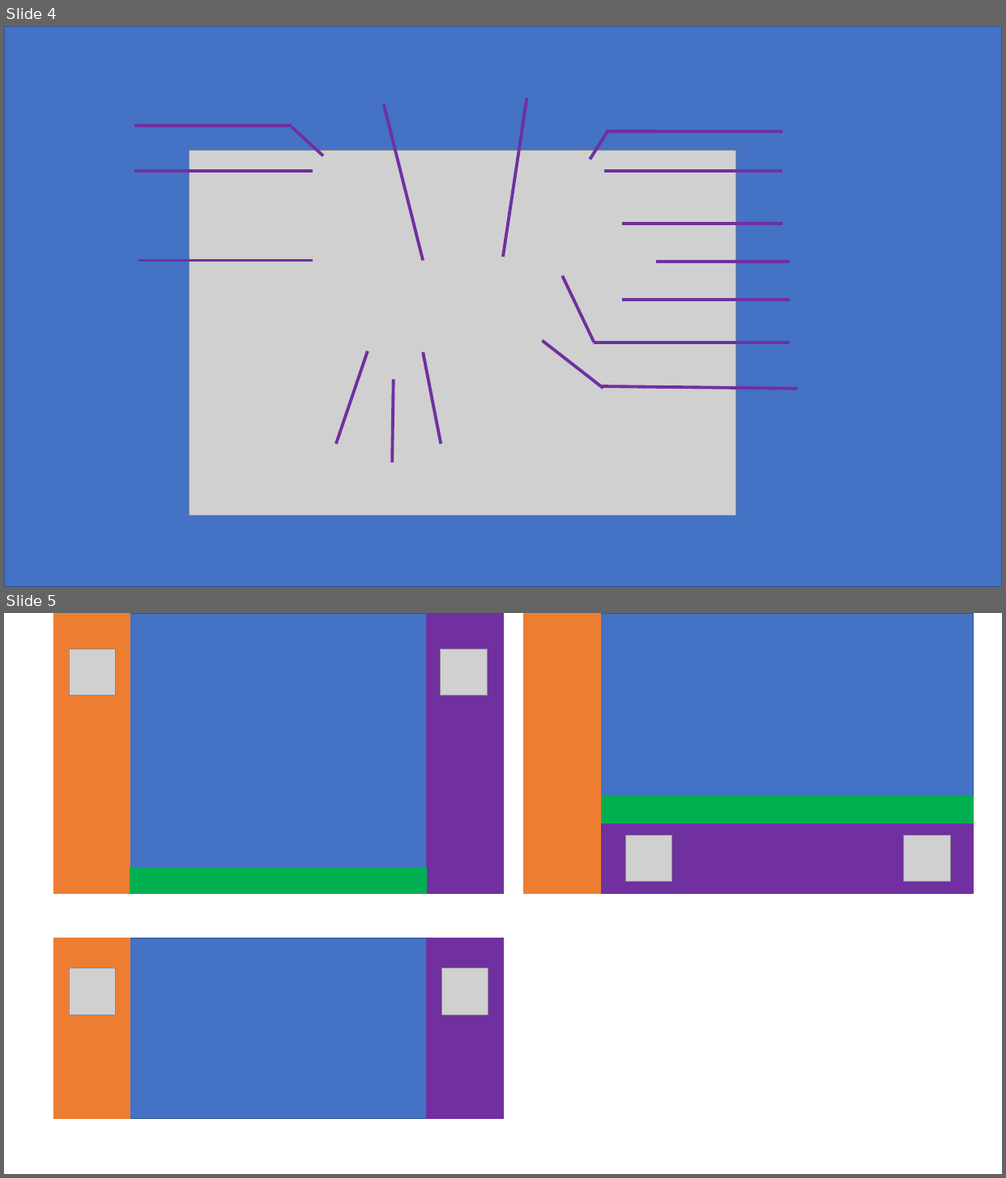
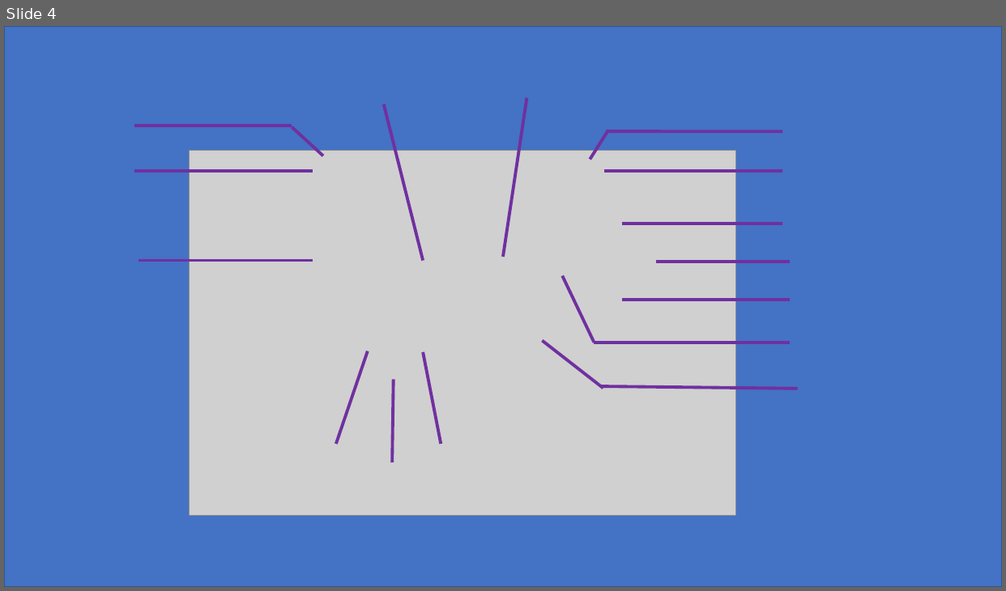
Before and after one commit to ANCrowther/BewareApp, a slide deck: Beware/Content/designs.pptx. Shown one above the other, each under a label of ours: slides 4 and 5 before the commit, slide 4 after it. The pictures are 1006x1178 and 1006x591 pixels, drawn with LibreOffice and Linux fonts; fonts in the diff are those of the drawing; grey boxes stand for pictures. Boxes give left, top, right and bottom in pixels: in the first picture for what was removed or moved away, otherwise in the second. Text is boxed around its words. In the diff, an @@ line names an element or a change of style, - is before the commit and + after.

```diff
--- a/Beware/Content/designs.pptx
+++ b/Beware/Content/designs.pptx
@@ slide 5 removed at bbox=[4, 613, 1002, 1174], background #FFFFFF @@
@@ group removed at bbox=[524, 613, 974, 894]: 4 rectangles, 2 pictures @@
@@ group removed at bbox=[54, 613, 503, 894]: 4 rectangles, 2 pictures @@
@@ group removed at bbox=[54, 938, 503, 1119]: 3 rectangles, 2 pictures @@
```
Also in this commit, not shown: 1 slide changed, 1 slide added, 42 other files.
